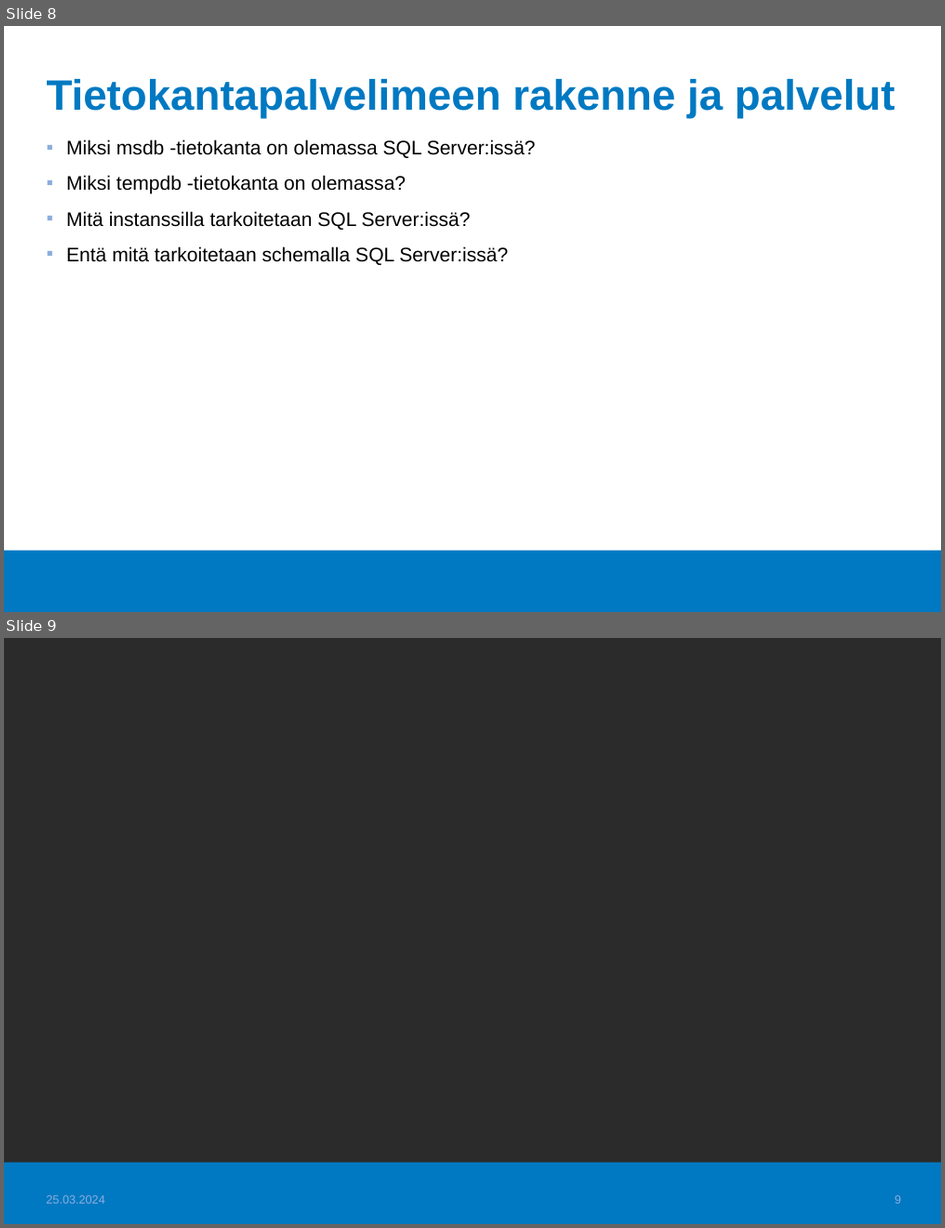
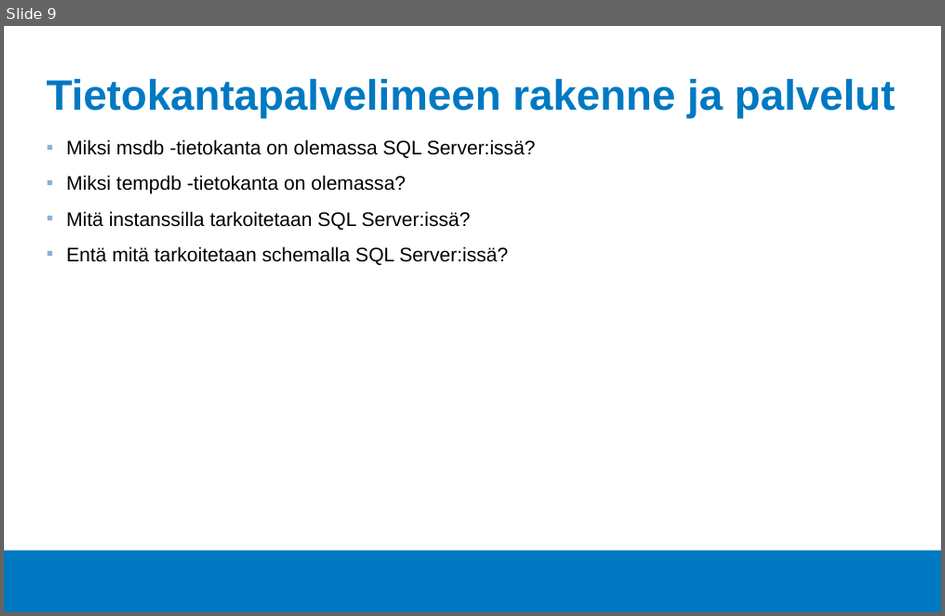
Before and after one commit to Tietokantahallinta/Tietokantahallinta.github.io, a slide deck: luennot/viikko01/Luentokalvot_01.odp. Shown one above the other, each under a label of ours: slides 8 and 9 before the commit, slide 9 after it. The pictures are 945x1228 and 945x616 pixels, drawn with LibreOffice and Linux fonts; fonts in the diff are those of the drawing; background and template pictures are left out; a plain dark background stands for a picture behind light text. Boxes give left, top, right and bottom in pixels: in the first picture for what was removed or moved away, otherwise in the second. Text is boxed around its words. In the diff, an @@ line names an element or a change of style, - is before the commit and + after.

```diff
--- a/luennot/viikko01/Luentokalvot_01.odp
+++ b/luennot/viikko01/Luentokalvot_01.odp
@@ slide 9 removed at (4, 638, 941, 1224), background picture (left out); not listed: 1 template element that a slide beside it also shows @@
@@ text removed at (46, 1195, 104, 1203) @@
-25.03.2024
@@ page number removed at (895, 1195, 901, 1203) @@
-9
@@ what was slide 8 is now slide 9 @@
```
Also in this commit, not shown: 2 slides changed, 2 slides added, 2 other files.
